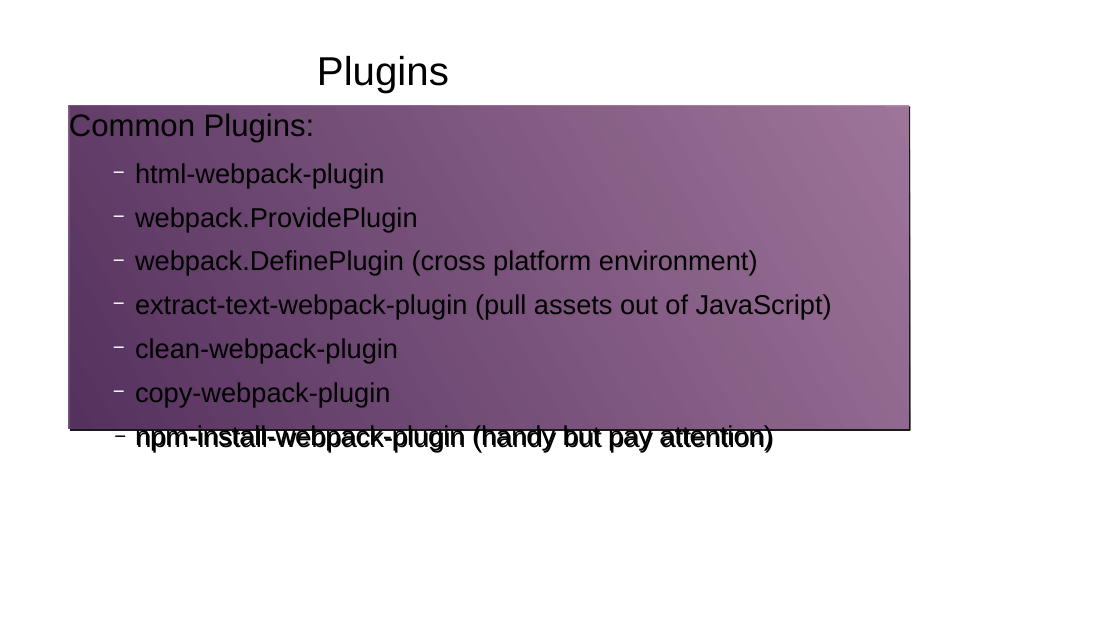
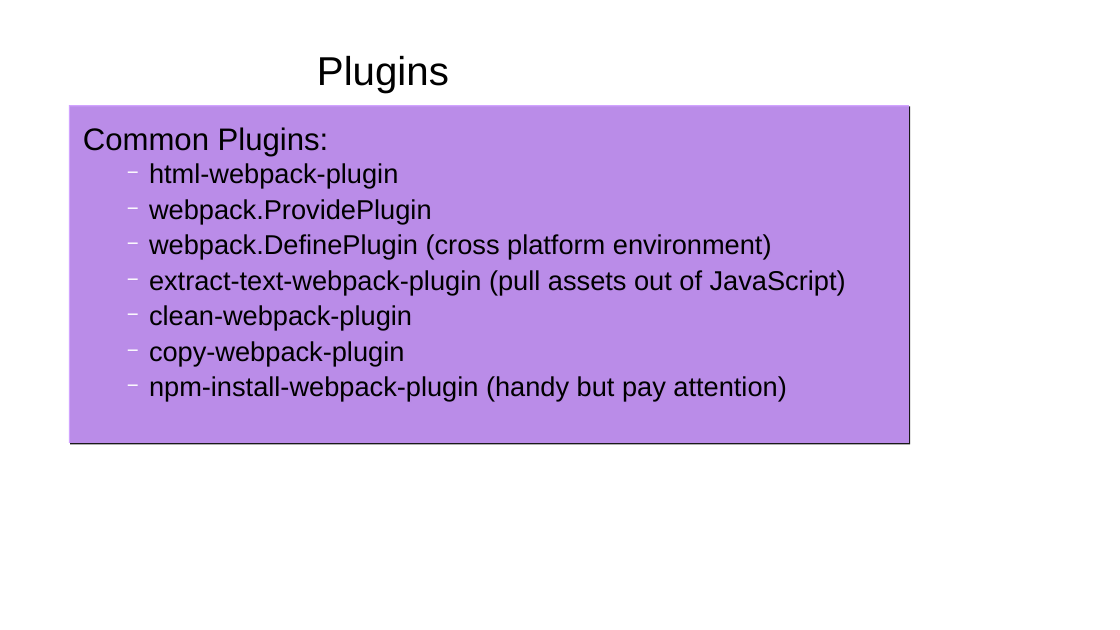
Before and after one commit to gharley/webpack-presi, a slide deck: slide 8 of webpack.odp (slide 7 before the commit). Drawn at 1120x630 pixels with LibreOffice and Linux fonts; fonts in the diff are those of the drawing; background and template pictures are left out. Boxes give left, top, right and bottom in pixels: in the first picture for what was removed or moved away, otherwise in the second. Text is boxed around its words. In the diff, an @@ line names an element or a change of style, - is before the commit and + after.

```diff
--- a/webpack.odp
+++ b/webpack.odp
@@ text "Common Plugins:": place and size @@
-text "Common Plugins:" at [69, 105, 909, 436]
+text "Common Plugins:" at [69, 105, 909, 450]
@@ text "Common Plugins:" at [69, 105, 909, 450]: less space between paragraphs; fill gradient #AD7FA8 to #5C3566 to #CC99FF at 90% opacity @@
```
Also in this commit, not shown: 7 other slides changed, 1 slide added, 3 other files.
